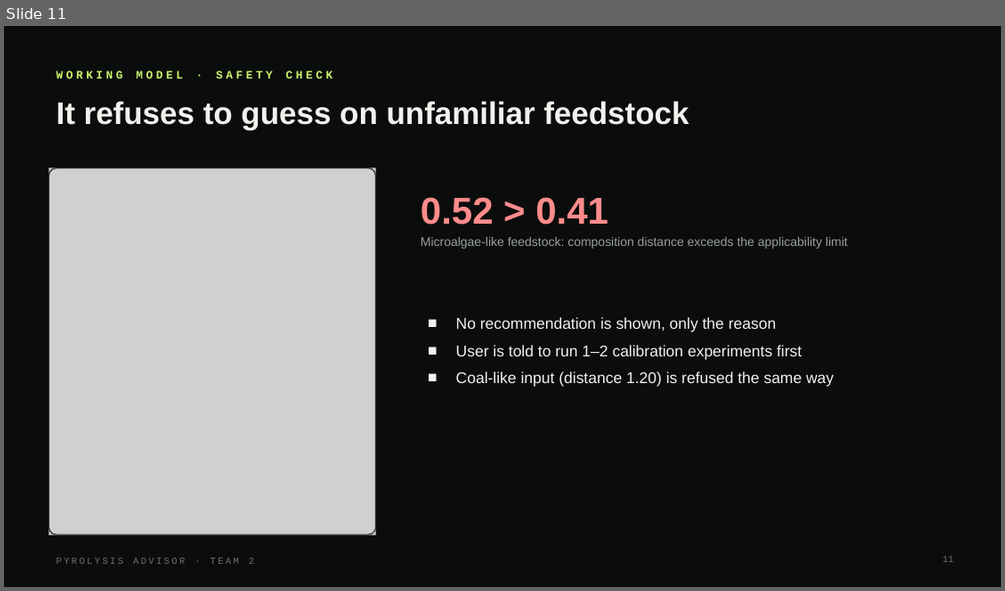
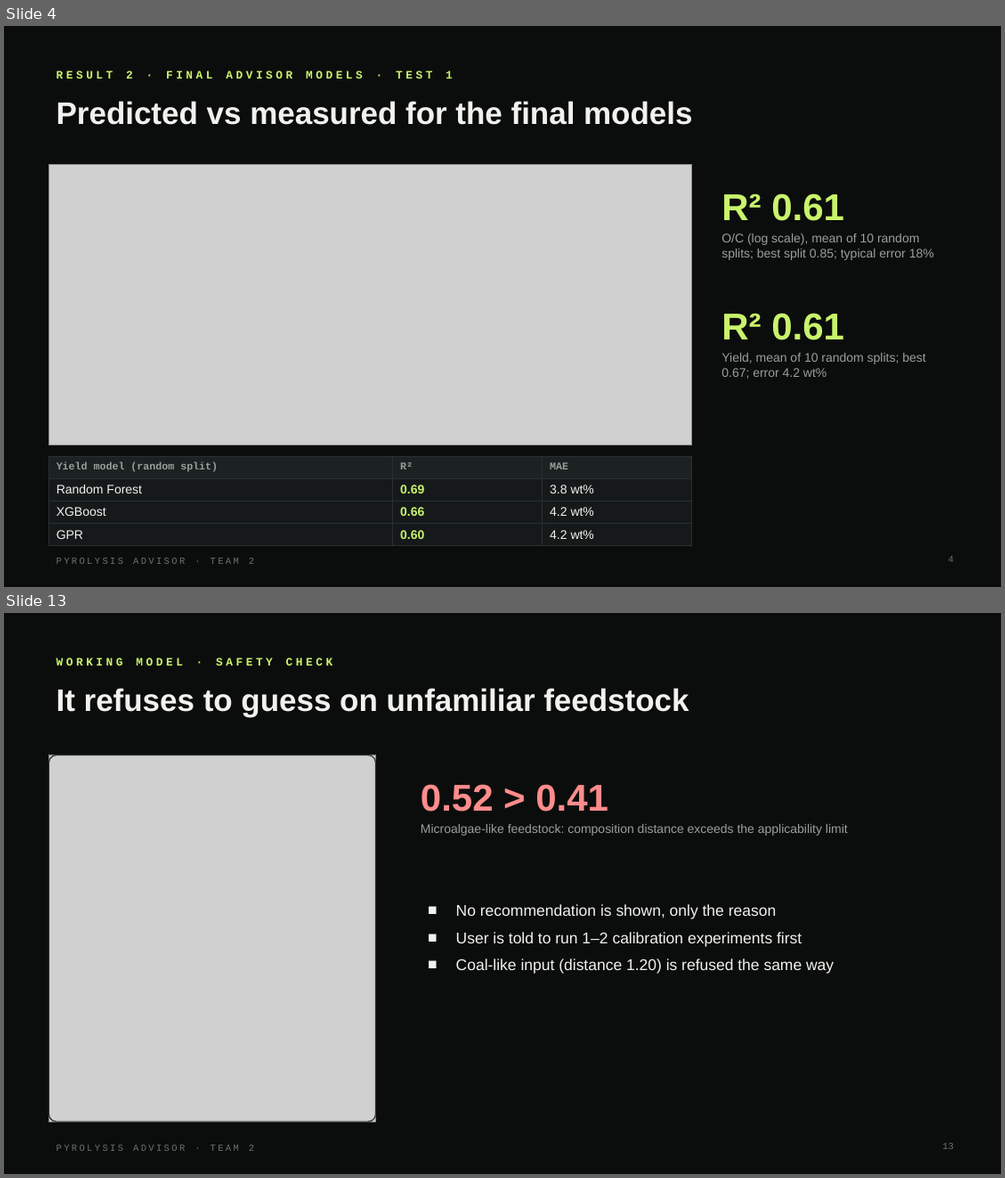
Before and after one commit to umasuthanpalaniappan/BioOil-Automation, a slide deck: pyrolysis_advisor/docs/Pyrolysis_Advisor_Results.pptx. Shown one above the other, each under a label of ours: slide 11 before the commit, slides 4 and 13 after it; the slides between them are not shown. The pictures are 1005x591 and 1005x1178 pixels, drawn with LibreOffice and Linux fonts; fonts in the diff are those of the drawing; grey boxes stand for pictures. Boxes give left, top, right and bottom in pixels: in the first picture for what was removed or moved away, otherwise in the second. Text is boxed around its words. In the diff, an @@ line names an element or a change of style, - is before the commit and + after.

```diff
--- a/pyrolysis_advisor/docs/Pyrolysis_Advisor_Results.pptx
+++ b/pyrolysis_advisor/docs/Pyrolysis_Advisor_Results.pptx
@@ slide 4 added at box(4, 26, 1001, 587), background #0B0D0C; not listed: 1 template element that a slide beside it also shows @@
@@ text added at box(57, 70, 453, 79), 11 pt, text #C9F36B, bold @@
+RESULT 2 · FINAL ADVISOR MODELS · TEST 1
@@ text added at box(57, 101, 692, 125), 30 pt, text #F1F2ED, bold @@
+Predicted vs measured for the final models
@@ picture added at box(48, 164, 692, 445) @@
@@ text added at box(721, 193, 844, 221), 36 pt, text #C9F36B, bold @@
+R² 0.61
@@ text added at box(721, 233, 934, 260), 12 pt, text #9A9F9B @@
+O/C (log scale), mean of 10 random splits; best split 0.85; typical error 18%
@@ text added at box(721, 313, 844, 340), 36 pt, text #C9F36B, bold @@
+R² 0.61
@@ text added at box(721, 353, 925, 378), 12 pt, text #9A9F9B @@
+Yield, mean of 10 random splits; best 0.67; error 4.2 wt%
@@ table added at box(48, 456, 692, 542), 4 rows, 3 columns @@
+Yield model (random split) | R² | MAE
+Random Forest | 0.69 | 3.8 wt%
+XGBoost | 0.66 | 4.2 wt%
+GPR | 0.60 | 4.2 wt%
@@ page number added at box(948, 556, 954, 562), 9 pt, text #6B716E @@
+4
@@ what was slide 11 is now slide 13 @@
@@ page number at box(942, 1143, 954, 1149): text changed @@
-11
+13
```
Also in this commit, not shown: 10 slides changed, 1 other slide added, 17 other files.
